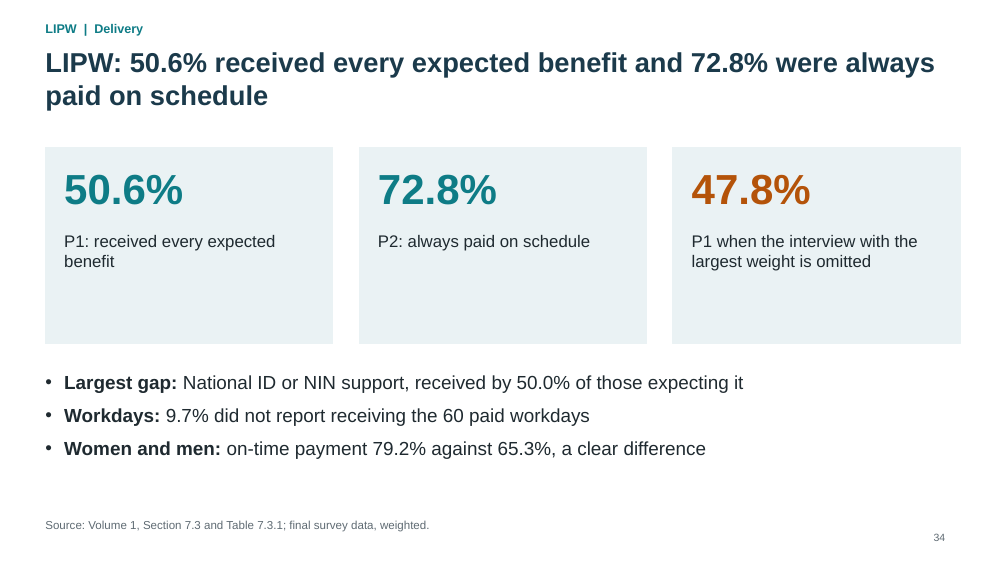
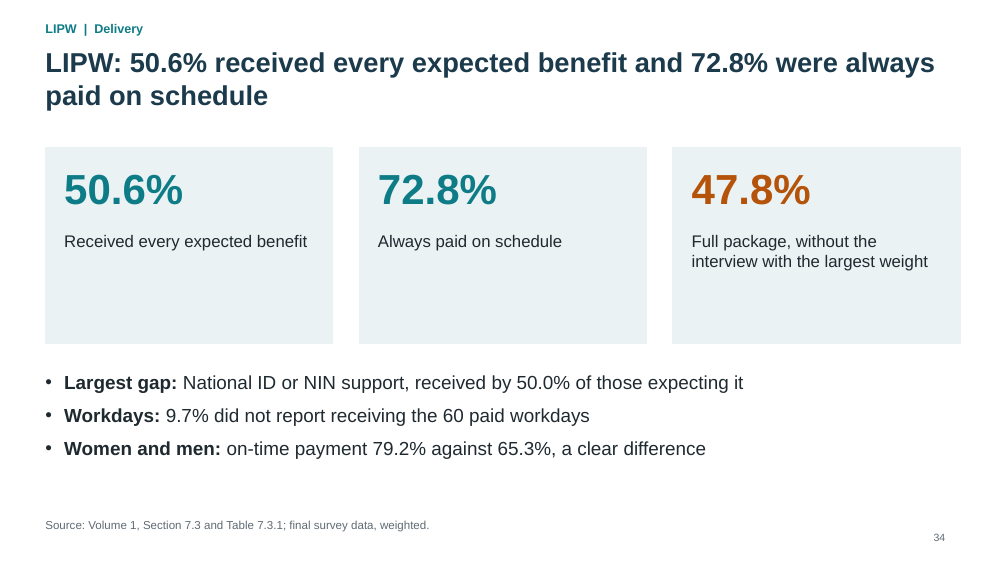
Before and after one commit to kokouekpinda/kokouekpinda, a slide deck: slide 34 of deliverables/REALISE_PMT_Presentation_v5.pptx. Drawn at 1008x567 pixels with LibreOffice and Linux fonts; fonts in the diff are those of the drawing. Boxes give left, top, right and bottom in pixels: in the first picture for what was removed or moved away, otherwise in the second. Text is boxed around its words. In the diff, an @@ line names an element or a change of style, - is before the commit and + after.

```diff
--- a/deliverables/REALISE_PMT_Presentation_v5.pptx
+++ b/deliverables/REALISE_PMT_Presentation_v5.pptx
@@ text at (64, 235, 307, 251): text changed @@
-P1: received every expected benefit
+Received every expected benefit
@@ text at (378, 235, 562, 251): text changed @@
-P2: always paid on schedule
+Always paid on schedule
@@ text at (692, 235, 928, 271): text changed @@
-P1 when the interview with the largest weight is omitted
+Full package, without the interview with the largest weight
```
Also in this commit, not shown: 10 other slides changed, 1 other file.
